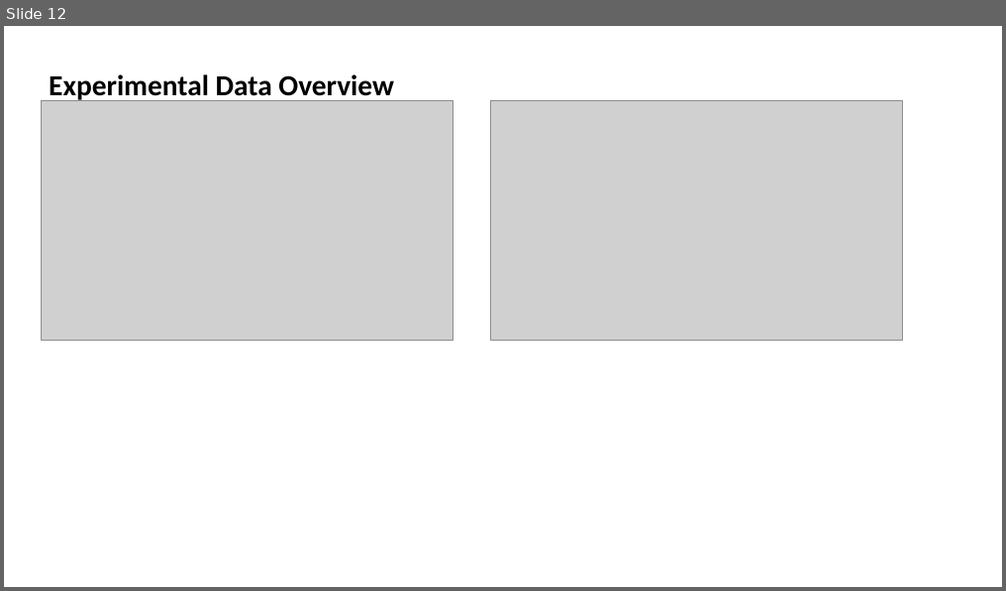
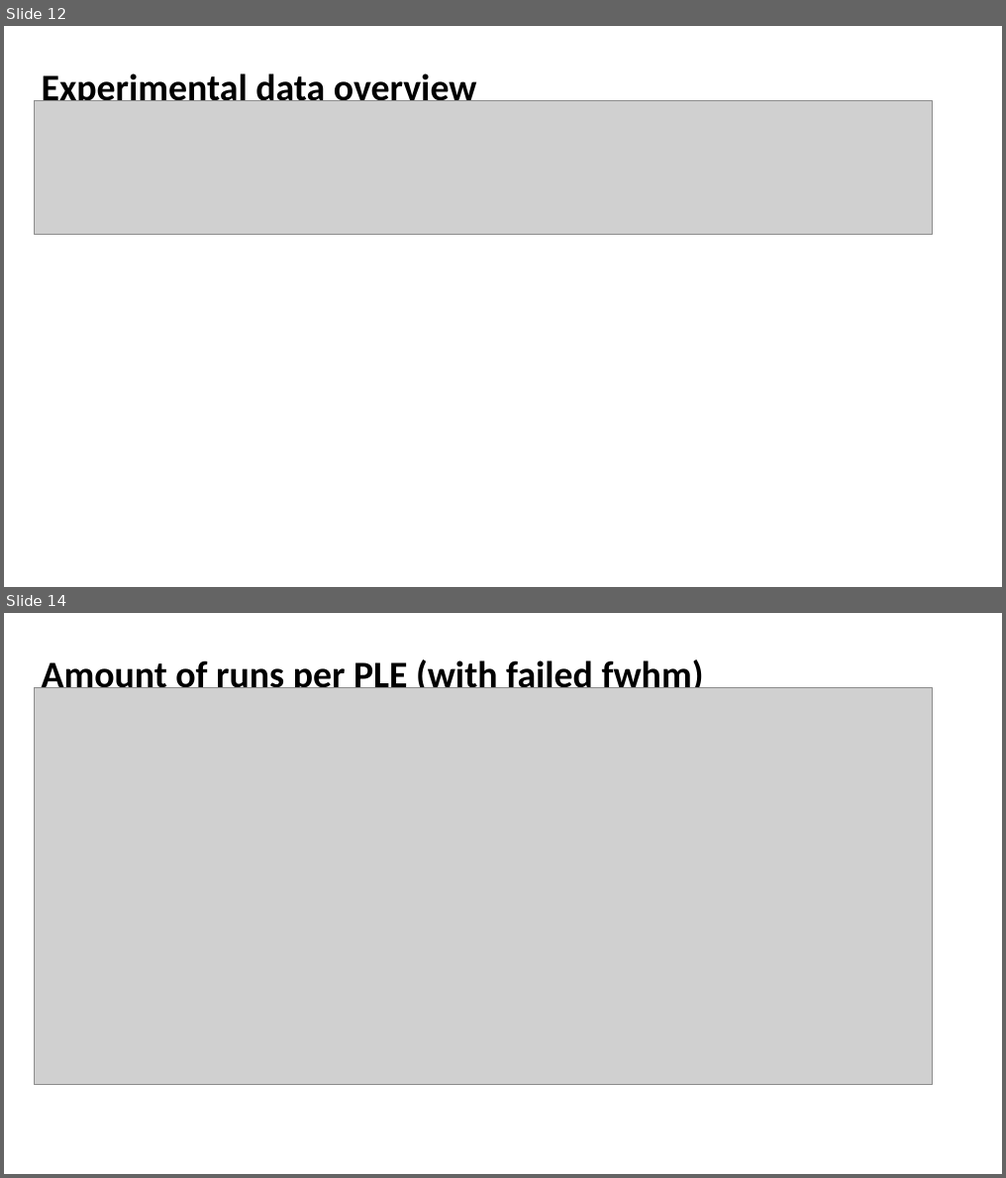
Before and after one commit to anuarsantoyo/quantum-ml, a slide deck: notes/presentations/26-07-03/presentation-03-07-2026.pptx. Shown one above the other, each under a label of ours: slide 12 before the commit, slides 12 and 14 after it; the slides between them are not shown. The pictures are 1006x591 and 1006x1178 pixels, drawn with LibreOffice and Linux fonts; fonts in the diff are those of the drawing; grey boxes stand for pictures. Boxes give left, top, right and bottom in pixels: in the first picture for what was removed or moved away, otherwise in the second. Text is boxed around its words. In the diff, an @@ line names an element or a change of style, - is before the commit and + after.

Commit message:
fix: rebuild PPTX with full-width text, images alongside text where possible

```diff
--- a/notes/presentations/26-07-03/presentation-03-07-2026.pptx
+++ b/notes/presentations/26-07-03/presentation-03-07-2026.pptx
@@ slide 14 added at box(4, 613, 1002, 1174), background #FFFFFF @@
@@ text added at box(42, 657, 704, 688), 36 pt, text #000000, bold @@
+Amount of runs per PLE (with failed fwhm)
@@ picture added at box(34, 688, 933, 1085) @@
@@ slide 12 changed as well @@
@@ text at box(42, 70, 477, 101): text changed; size 28 to 36 pt @@
-Experimental Data Overview
+Experimental data overview
@@ picture: place and size @@
-picture at box(42, 101, 453, 341)
+picture at box(34, 101, 933, 234)
@@ picture removed at box(491, 101, 902, 341) @@
```
Also in this commit, not shown: 1 other slide changed, 29 other slides added, 31 slides removed.
